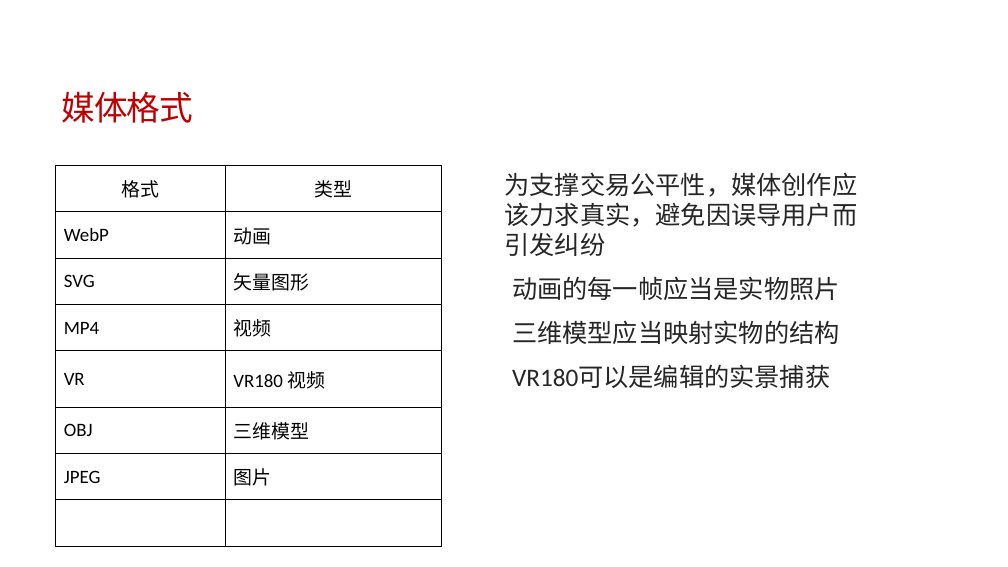
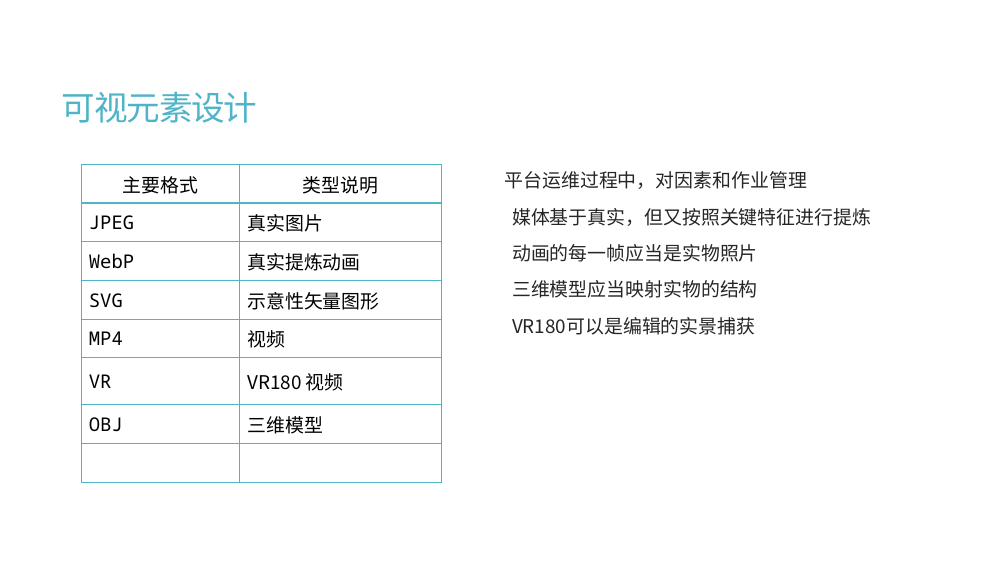
Before and after one commit to calcyu/chainway, a slide deck: slide 10 of Docs/城乡振兴元宇宙.pptx (slide 23 before the commit). Drawn at 1008x567 pixels with LibreOffice and Linux fonts; fonts in the diff are those of the drawing. Boxes give left, top, right and bottom in pixels: in the first picture for what was removed or moved away, otherwise in the second. Text is boxed around its words. In the diff, an @@ line names an element or a change of style, - is before the commit and + after.

```diff
--- a/Docs/城乡振兴元宇宙.pptx
+++ b/Docs/城乡振兴元宇宙.pptx
@@ title at box(62, 91, 258, 123): text changed; font Calibri to Noto Sans CJK SC; text colour #C00000 to #50B4C8 @@
-媒体格式
+可视元素设计
@@ table at box(81, 165, 442, 483) @@
-row 1: 格式 | 类型
-row 2: WebP | 动画
-row 3: SVG | 矢量图形
+row 1: 主要格式 | 类型说明
+row 2: JPEG | 真实图片
+row 3: WebP | 真实提炼动画
+row 4: SVG | 示意性矢量图形
-row 7: JPEG | 图片
@@ borders changed @@
@@ table: place and size @@
-table at box(56, 166, 442, 547)
+table at box(81, 165, 442, 483)
@@ text at box(505, 171, 871, 226): text changed; size 24 to 18 pt; font Calibri to Noto Sans CJK SC @@
-为支撑交易公平性，媒体创作应该力求真实，避免因误导用户而引发纠纷
+平台运维过程中，对因素和作业管理
+  媒体基于真实，但又按照关键特征进行提炼
@@ text at box(512, 244, 758, 335): size 24 to 18 pt, font Calibri to Noto Sans CJK SC in "动画的每一帧应当是实物照片", "三维模型应当映射实物的结构", "VR180可以是编辑的实景捕获" @@
```
Also in this commit, not shown: 14 other slides changed, 4 slides removed, 30 other files.
